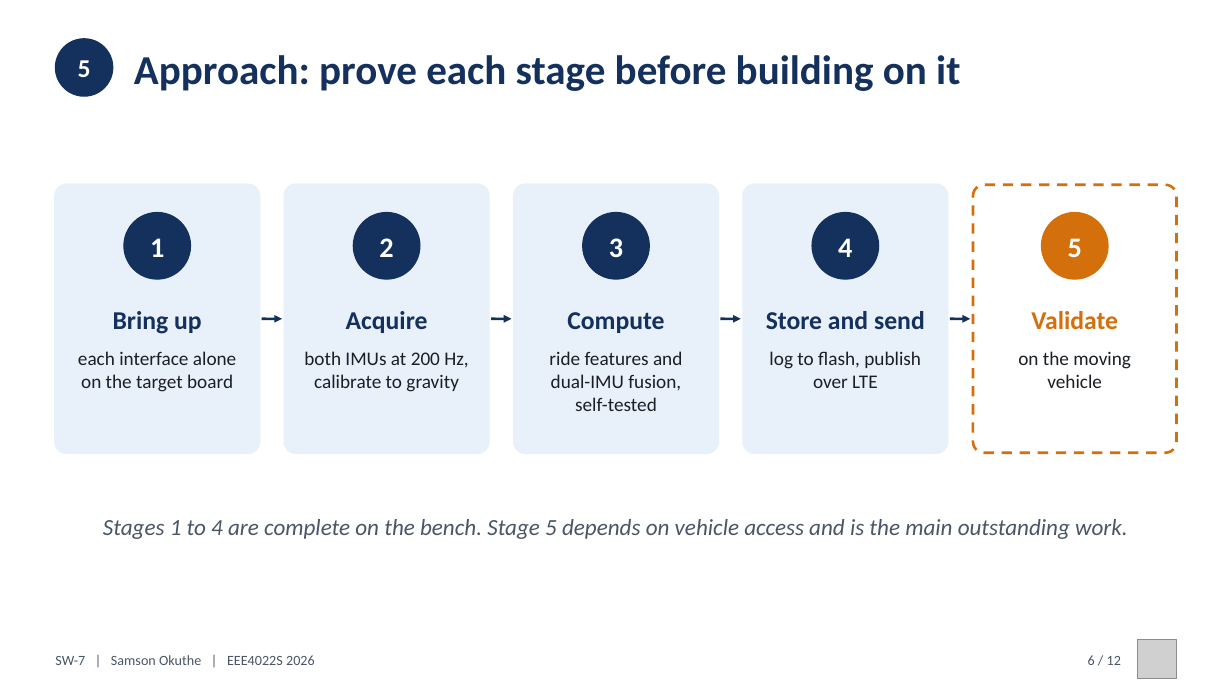
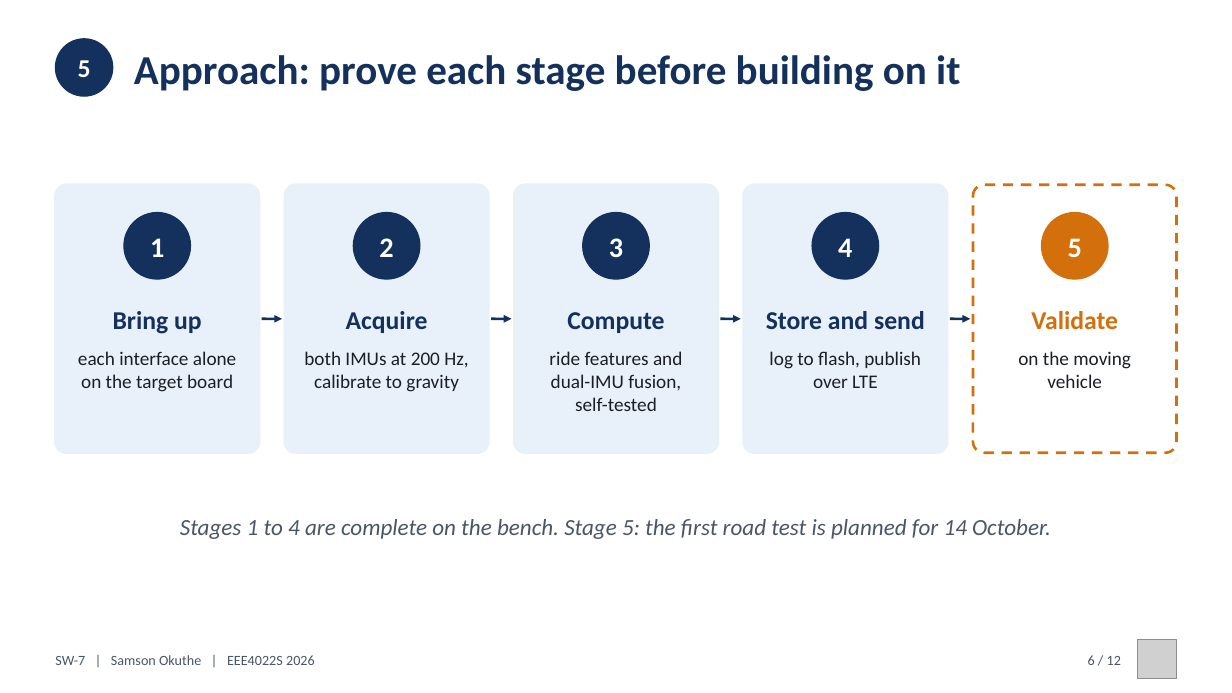
Before and after one commit to 0geder/Tukzie-HPEC-HUD, a slide deck: slide 6 of Presentation/SW7_Final_Presentation.pptx. Drawn at 1232x693 pixels with LibreOffice and Linux fonts; fonts in the diff are those of the drawing; grey boxes stand for pictures. Boxes give left, top, right and bottom in pixels: in the first picture for what was removed or moved away, otherwise in the second. Text is boxed around its words. In the diff, an @@ line names an element or a change of style, - is before the commit and + after.

Commit message:
Presentation updated with 7 to 11 Oct results (deck, poster, talking points, Q&A; talk about 9.2 min); bench observations of 10 to 11 Oct recorded as evidence (ToF hand test, Pi 4 temperatures and reboots, detector 14.6 fps / 120 ms, voice)

```diff
--- a/Presentation/SW7_Final_Presentation.pptx
+++ b/Presentation/SW7_Final_Presentation.pptx
@@ text at bbox=[180, 519, 1051, 539]: text changed @@
-Stages 1 to 4 are complete on the bench. Stage 5 depends on vehicle access and is the main outstanding work.
+Stages 1 to 4 are complete on the bench. Stage 5: the first road test is planned for 14 October.
```
Also in this commit, not shown: 7 other slides changed, 8 other files.
